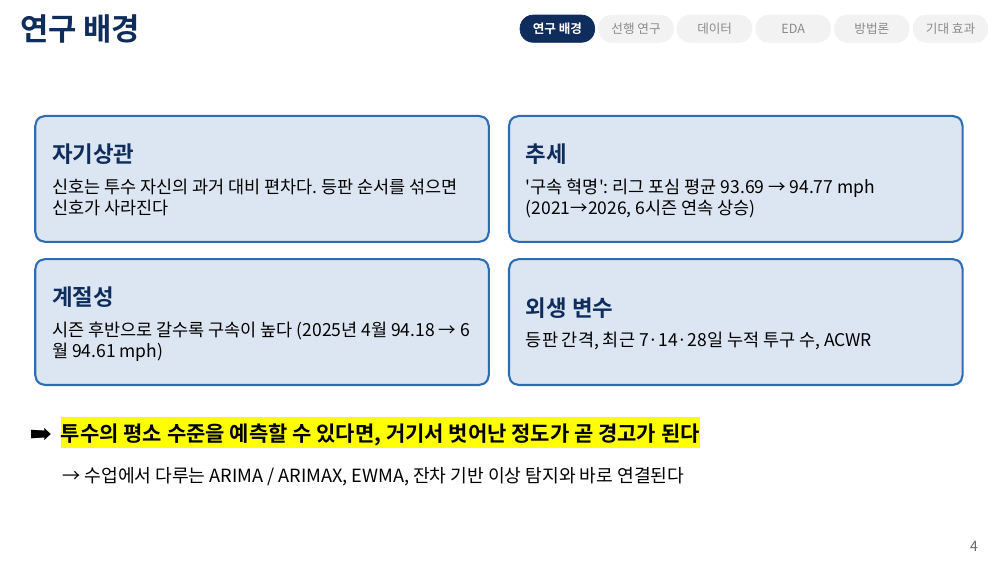
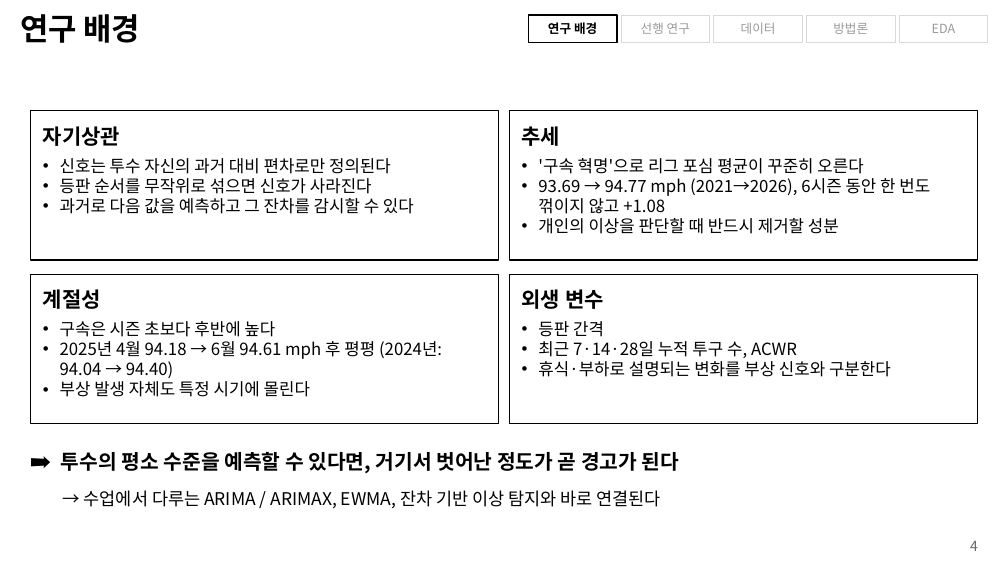
Before and after one commit to chirisjmmm/timeseries, a slide deck: slide 4 of presentation/투수부상_조기경보_제안발표_KO.pptx. Drawn at 1008x567 pixels with LibreOffice and Linux fonts; fonts in the diff are those of the drawing; background and template pictures are left out. Boxes give left, top, right and bottom in pixels: in the first picture for what was removed or moved away, otherwise in the second. Text is boxed around its words. In the diff, an @@ line names an element or a change of style, - is before the commit and + after.

```diff
--- a/presentation/투수부상_조기경보_제안발표_KO.pptx
+++ b/presentation/투수부상_조기경보_제안발표_KO.pptx
@@ title "연구 배경" at (20, 14, 141, 43): text colour #0F2D5C to #000000 @@
@@ rectangle "연구 배경": place and size @@
-rectangle "연구 배경" at (520, 15, 595, 42)
+rectangle "연구 배경" at (528, 15, 617, 42)
@@ rectangle "연구 배경" at (528, 15, 617, 42): text colour #FFFFFF to #000000; rounded rectangle to rectangle; fill #0F2D5C to none; outline #0F2D5C 0.5 pt to #000000 1 pt @@
@@ rectangle "선행 연구": place and size @@
-rectangle "선행 연구" at (599, 15, 673, 42)
+rectangle "선행 연구" at (621, 15, 710, 42)
@@ rectangle "데이터": place and size @@
-rectangle "데이터" at (677, 15, 752, 42)
+rectangle "데이터" at (714, 15, 802, 42)
@@ rectangle "방법론": place and size @@
-rectangle "방법론" at (835, 15, 909, 42)
+rectangle "방법론" at (806, 15, 895, 42)
@@ text colour #8A8A8A to #9A9A9A; rounded rectangle to rectangle; fill #F2F2F2 to none; outline #F2F2F2 0.5 pt to #D9D9D9 0.5 pt in 4 elements at (621, 15, 710, 42), (714, 15, 802, 42), (806, 15, 895, 42), (899, 15, 988, 42) @@
@@ rectangle "EDA": place and size @@
-rectangle "EDA" at (756, 15, 831, 42)
+rectangle "EDA" at (899, 15, 988, 42)
@@ rounded rectangle removed at (913, 15, 988, 42) @@
-기대 효과
@@ rectangle "자기상관": place and size @@
-rectangle "자기상관" at (35, 116, 489, 242)
+rectangle "자기상관" at (30, 111, 499, 260)
@@ vertical alignment middle to top; rounded rectangle to rectangle; fill #DCE6F2 to none; outline #2E6DB4 1.5 pt to #000000 0.75 pt in 3 elements at (30, 111, 499, 260), (509, 274, 978, 423), (509, 111, 978, 260) @@
@@ rectangle "추세": place and size @@
-rectangle "추세" at (509, 116, 963, 242)
+rectangle "추세" at (509, 111, 978, 260)
@@ text in rectangle at (43, 126, 120, 146): size 16 to 15 pt, text colour #0F2D5C to #000000 in "자기상관" @@
@@ text in rectangle at (522, 126, 561, 146): size 16 to 15 pt, text colour #0F2D5C to #000000 in "추세" @@
@@ text in rectangle at (60, 158, 414, 214): text changed; size 12.5 to 12 pt @@
-신호는 투수 자신의 과거 대비 편차다. 등판 순서를 섞으면 신호가 사라진다
+• 신호는 투수 자신의 과거 대비 편차로만 정의된다
+• 등판 순서를 무작위로 섞으면 신호가 사라진다
+• 과거로 다음 값을 예측하고 그 잔차를 감시할 수 있다
@@ text in rectangle at (538, 158, 930, 234): text changed; size 12.5 to 12 pt @@
-'구속 혁명': 리그 포심 평균 93.69 → 94.77 mph (2021→2026, 6시즌 연속 상승)
+• '구속 혁명'으로 리그 포심 평균이 꾸준히 오른다
+• 93.69 → 94.77 mph (2021→2026), 6시즌 동안 한 번도 꺾이지 않고 +1.08
+• 개인의 이상을 판단할 때 반드시 제거할 성분
@@ rounded rectangle removed at (35, 259, 489, 385) @@
-계절성
-시즌 후반으로 갈수록 구속이 높다 (2025년 4월 94.18 → 6월 94.61 mph)
@@ rectangle added at (30, 274, 499, 423), outline #000000 0.75 pt, 12 pt, text #000000 @@
+계절성
+• 구속은 시즌 초보다 후반에 높다
+• 2025년 4월 94.18 → 6월 94.61 mph 후 평평 (2024년: 94.04 → 94.40)
+• 부상 발생 자체도 특정 시기에 몰린다
@@ rectangle "외생 변수": place and size @@
-rectangle "외생 변수" at (509, 259, 963, 385)
+rectangle "외생 변수" at (509, 274, 978, 423)
@@ text in rectangle at (522, 289, 604, 309): size 16 to 15 pt, text colour #0F2D5C to #000000 in "외생 변수" @@
@@ text in rectangle at (538, 321, 891, 377): text changed; size 12.5 to 12 pt @@
-등판 간격, 최근 7·14·28일 누적 투구 수, ACWR
+• 등판 간격
+• 최근 7·14·28일 누적 투구 수, ACWR
+• 휴식·부하로 설명되는 변화를 부상 신호와 구분한다
@@ text "투수의 평소 수준을 예측할 수 ...": place and size @@
-text "투수의 평소 수준을 예측할 수 ..." at (61, 423, 700, 445)
+text "투수의 평소 수준을 예측할 수 ..." at (61, 452, 679, 473)
@@ text "투수의 평소 수준을 예측할 수 ..." at (61, 452, 679, 473): size 15 to 14.5 pt, highlight #FFFF00 to none @@
@@ text "→ 수업에서 다루는 ARIMA / ...": place and size @@
-text "→ 수업에서 다루는 ARIMA / ..." at (85, 467, 684, 486)
+text "→ 수업에서 다루는 ARIMA / ..." at (84, 490, 660, 508)
@@ text "→ 수업에서 다루는 ARIMA / ..." at (84, 490, 660, 508): size 13 to 12.5 pt @@
```
Also in this commit, not shown: 17 other slides changed, 3 slides removed, 1 other file.
